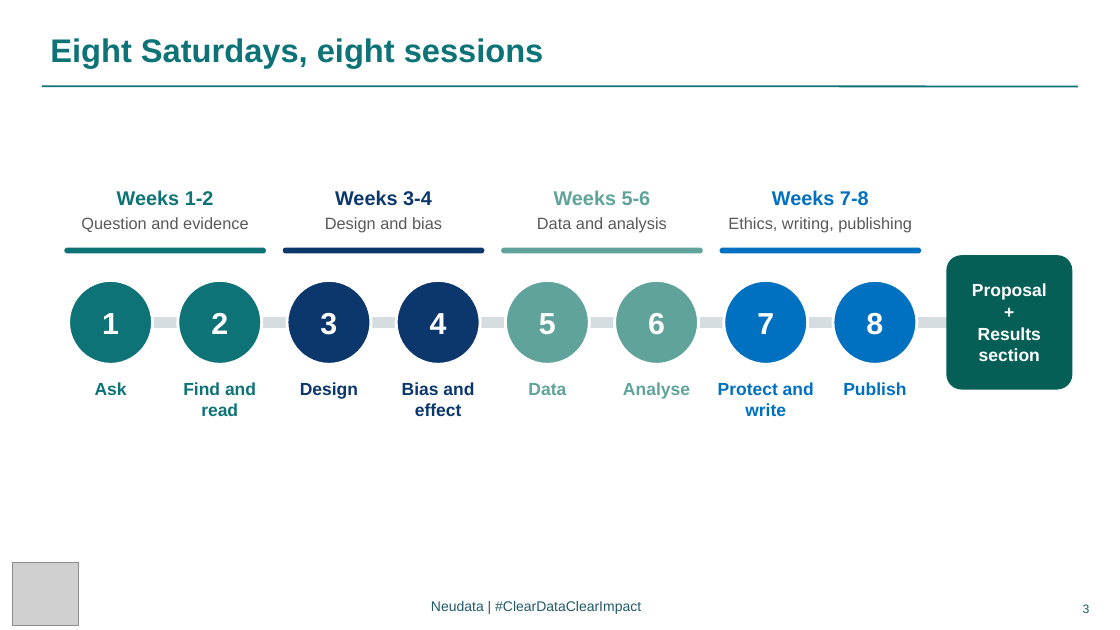
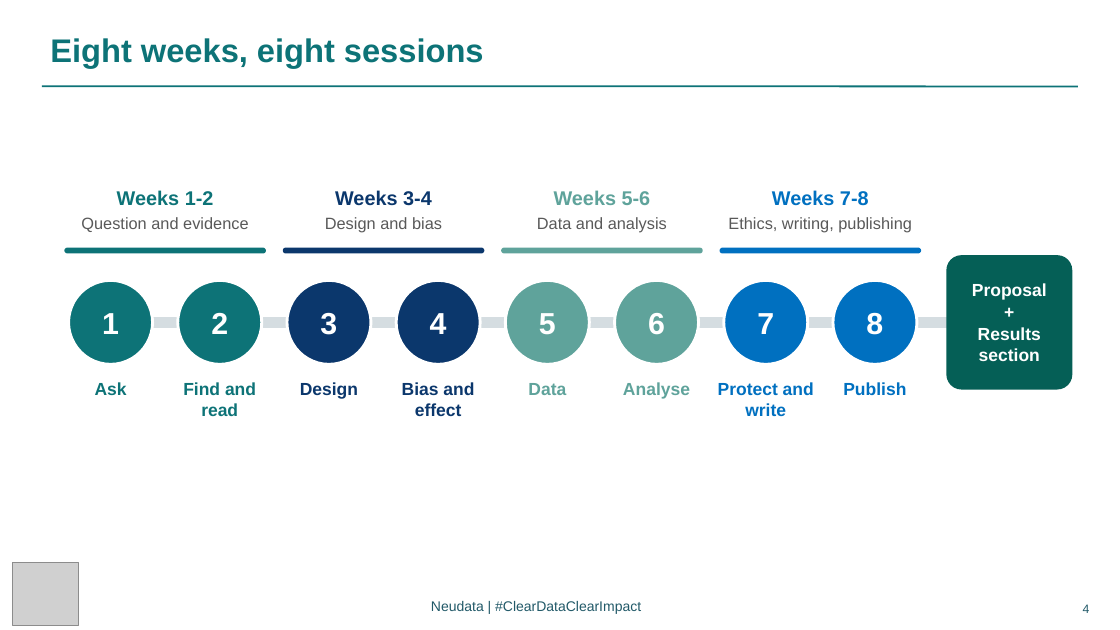
Before and after one commit to neu-data/FoundationsofClinicalResearch, a slide deck: slide 4 of en/files/slides/Session_1_EN.pptx (slide 3 before the commit). Drawn at 1120x630 pixels with LibreOffice and Linux fonts; fonts in the diff are those of the drawing; grey boxes stand for pictures. Boxes give left, top, right and bottom in pixels: in the first picture for what was removed or moved away, otherwise in the second. Text is boxed around its words. In the diff, an @@ line names an element or a change of style, - is before the commit and + after.

```diff
--- a/en/files/slides/Session_1_EN.pptx
+++ b/en/files/slides/Session_1_EN.pptx
@@ text at <box>50,38,484,68</box>: text changed @@
-Eight Saturdays, eight sessions
+Eight weeks, eight sessions
@@ page number at <box>1083,604,1090,613</box>: text changed @@
-3
+4
```
Also in this commit, not shown: 3 other slides changed, 36 other files.
